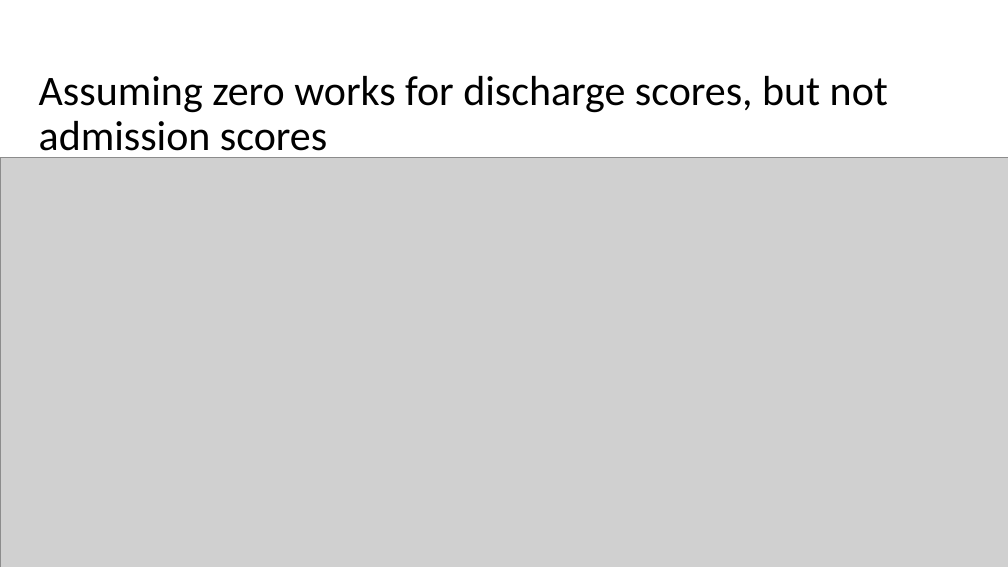
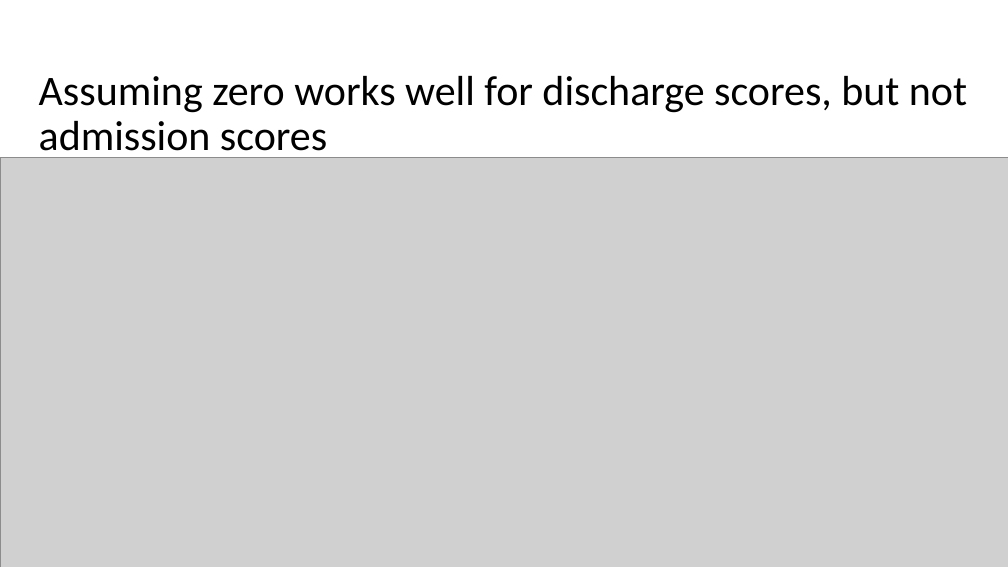
Before and after one commit to btcooper22/MIMIC_ICU, a slide deck: slide 7 of writeup/seminar_2021_04_08.pptx (slide 8 before the commit). Drawn at 1008x567 pixels with LibreOffice and Linux fonts; fonts in the diff are those of the drawing; grey boxes stand for pictures; background and template pictures are left out. Boxes give left, top, right and bottom in pixels: in the first picture for what was removed or moved away, otherwise in the second. Text is boxed around its words. In the diff, an @@ line names an element or a change of style, - is before the commit and + after.

```diff
--- a/writeup/seminar_2021_04_08.pptx
+++ b/writeup/seminar_2021_04_08.pptx
@@ title at (x1=39, y1=76, x2=967, y2=160): text changed @@
-Assuming zero works for discharge scores, but not admission scores
+Assuming zero works well for discharge scores, but not admission scores
```
Also in this commit, not shown: 5 other slides changed, 2 slides added, 2 slides removed, 42 other files.
